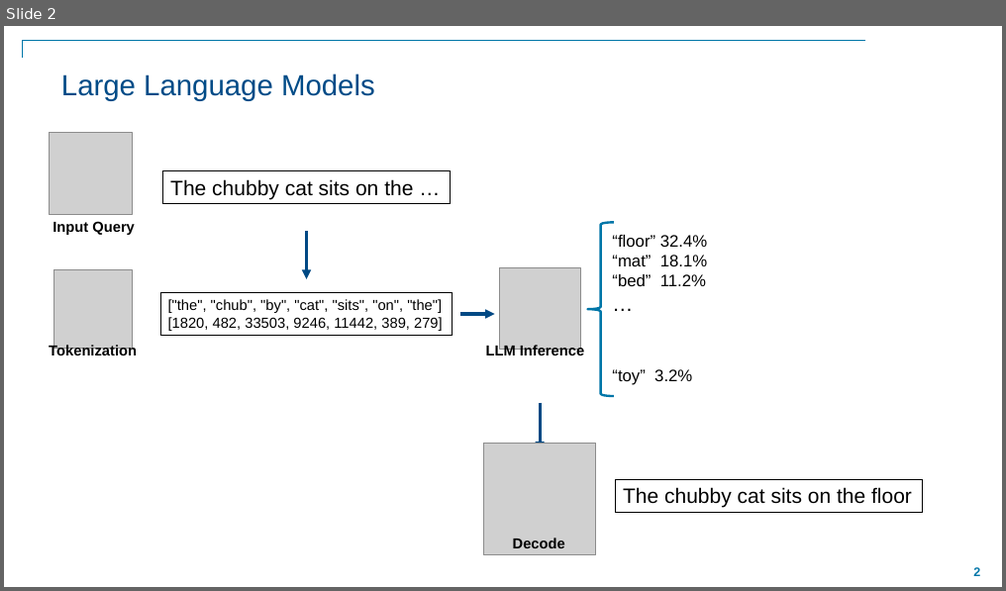
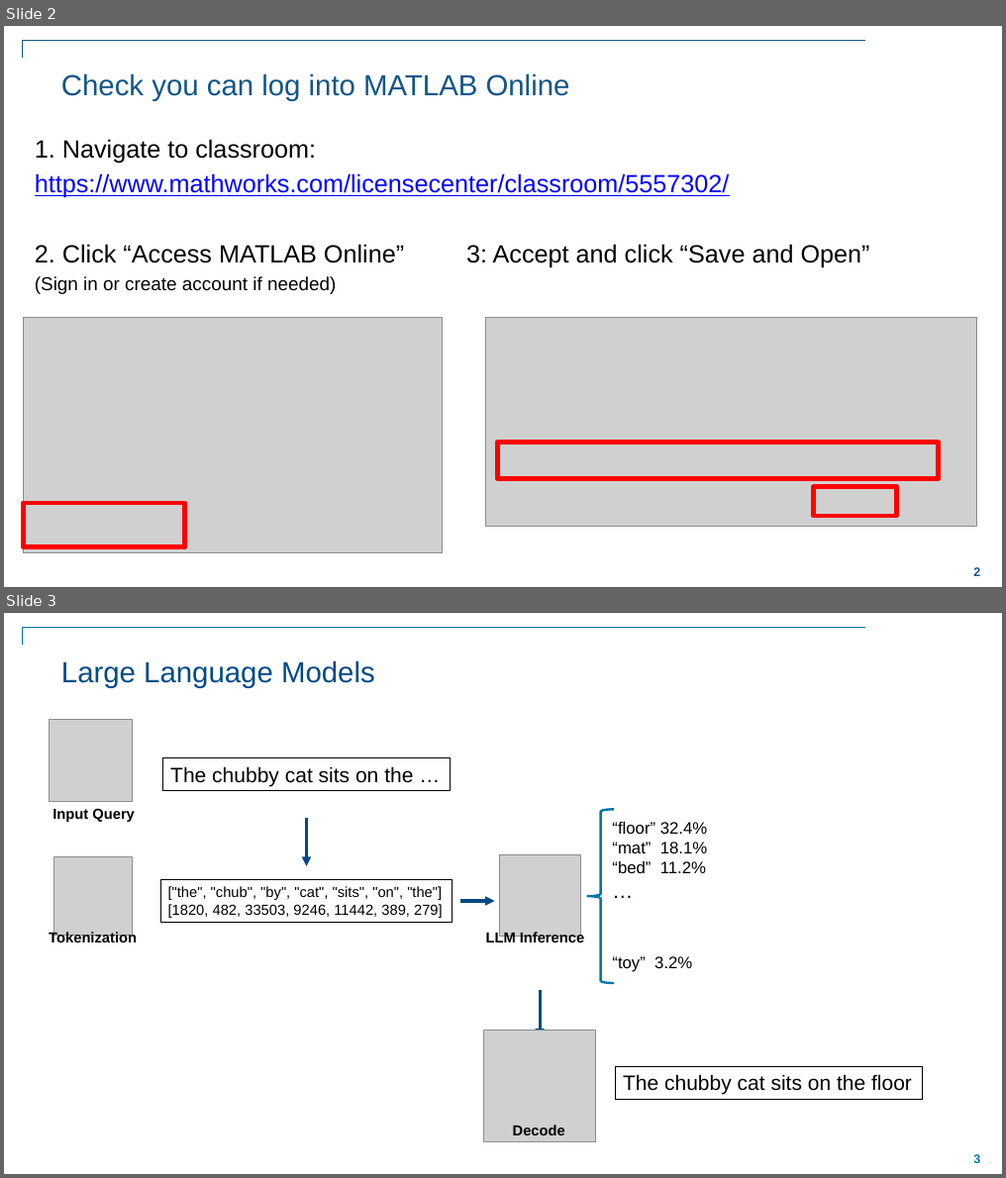
Before and after one commit to eoldewage/transform-your-workflows-with-agents, a slide deck: Transform Your Workflow with Agents in MATLAB.pptx. Shown one above the other, each under a label of ours: slide 2 before the commit, slides 2 and 3 after it. The pictures are 1006x591 and 1006x1178 pixels, drawn with LibreOffice and Linux fonts; fonts in the diff are those of the drawing; grey boxes stand for pictures; background and template pictures are left out. Boxes give left, top, right and bottom in pixels: in the first picture for what was removed or moved away, otherwise in the second. Text is boxed around its words. In the diff, an @@ line names an element or a change of style, - is before the commit and + after.

```diff
--- a/Transform Your Workflow with Agents in MATLAB.pptx
+++ b/Transform Your Workflow with Agents in MATLAB.pptx
@@ slide 2 added at [4,26,1002,587], background #FFFFFF; not listed: 1 template element that a slide beside it also shows @@
@@ elbow line added from (865, 40) to (23, 58), #125687 1 pt @@
@@ title added at [61,74,570,101], 28 pt, text #125687 @@
+Check you can log into MATLAB Online
@@ text added at [35,139,870,294], 24 pt, text #000000 @@
+1. Navigate to classroom:
+https://www.mathworks.com/licensecenter/classroom/5557302/
+2. Click “Access MATLAB Online” 3: Accept and click “Save and Open”
+(Sign in or create account if needed)
@@ picture added at [24,318,443,554] @@
@@ picture added at [485,318,976,526] @@
@@ rectangle added at [498,442,939,478], outline #FF0000 4.5 pt @@
@@ rectangle added at [814,487,897,516], outline #FF0000 4.5 pt @@
@@ rectangle added at [24,503,185,548], outline #FF0000 4.5 pt @@
@@ what was slide 2 is now slide 3 @@
```
Also in this commit, not shown: 4 slides changed, 1 other slide added, 1 slide removed.
